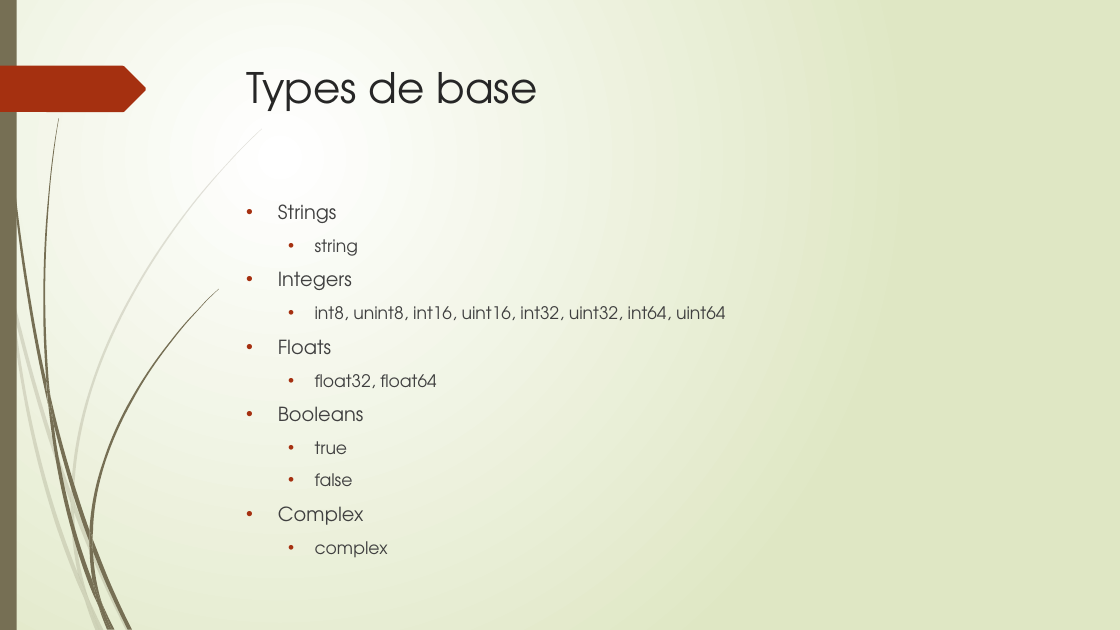
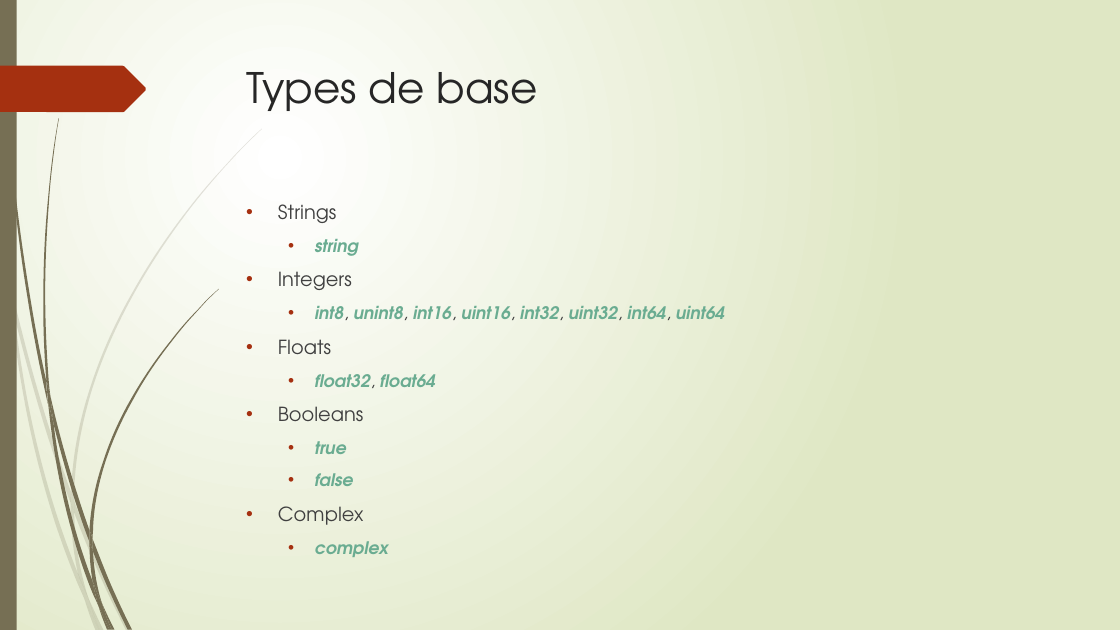
Before and after one commit to thierrydecker/learning-go, a slide deck: slide 23 of documentations/learning-go.pptx. Drawn at 1120x630 pixels with LibreOffice and Linux fonts; fonts in the diff are those of the drawing. Boxes give left, top, right and bottom in pixels: in the first picture for what was removed or moved away, otherwise in the second. Text is boxed around its words. In the diff, an @@ line names an element or a change of style, - is before the commit and + after.

```diff
--- a/documentations/learning-go.pptx
+++ b/documentations/learning-go.pptx
@@ text at (315,306,725,557): text colour #404040 to #6AAC91, bold on, italic on in "string", "int8, unint8, int16, uint16, int32, uint32, int64, ...", "float32, float64", "true" and 2 more places @@
```
Also in this commit, not shown: 3 other slides changed, 1 slide added, 1 other file.
